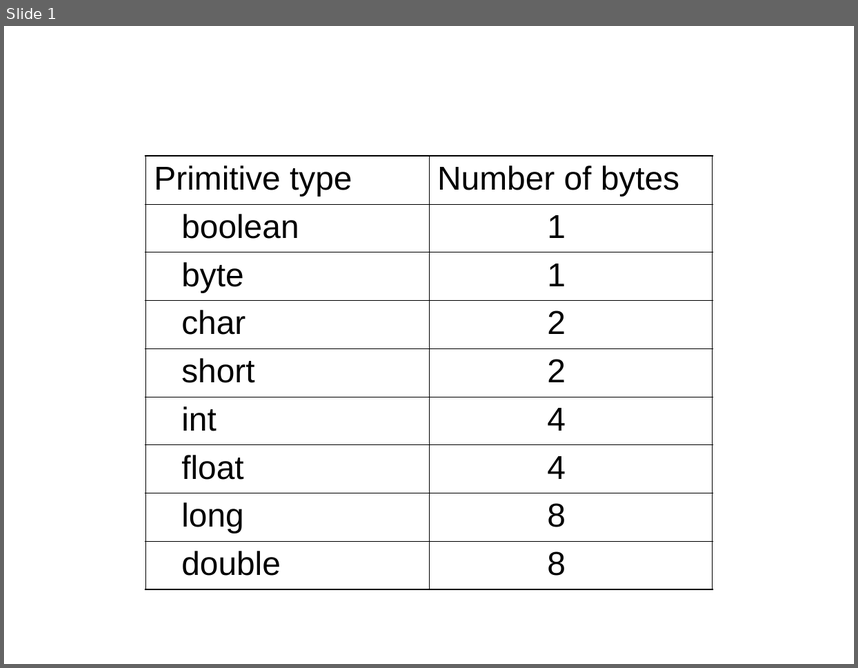
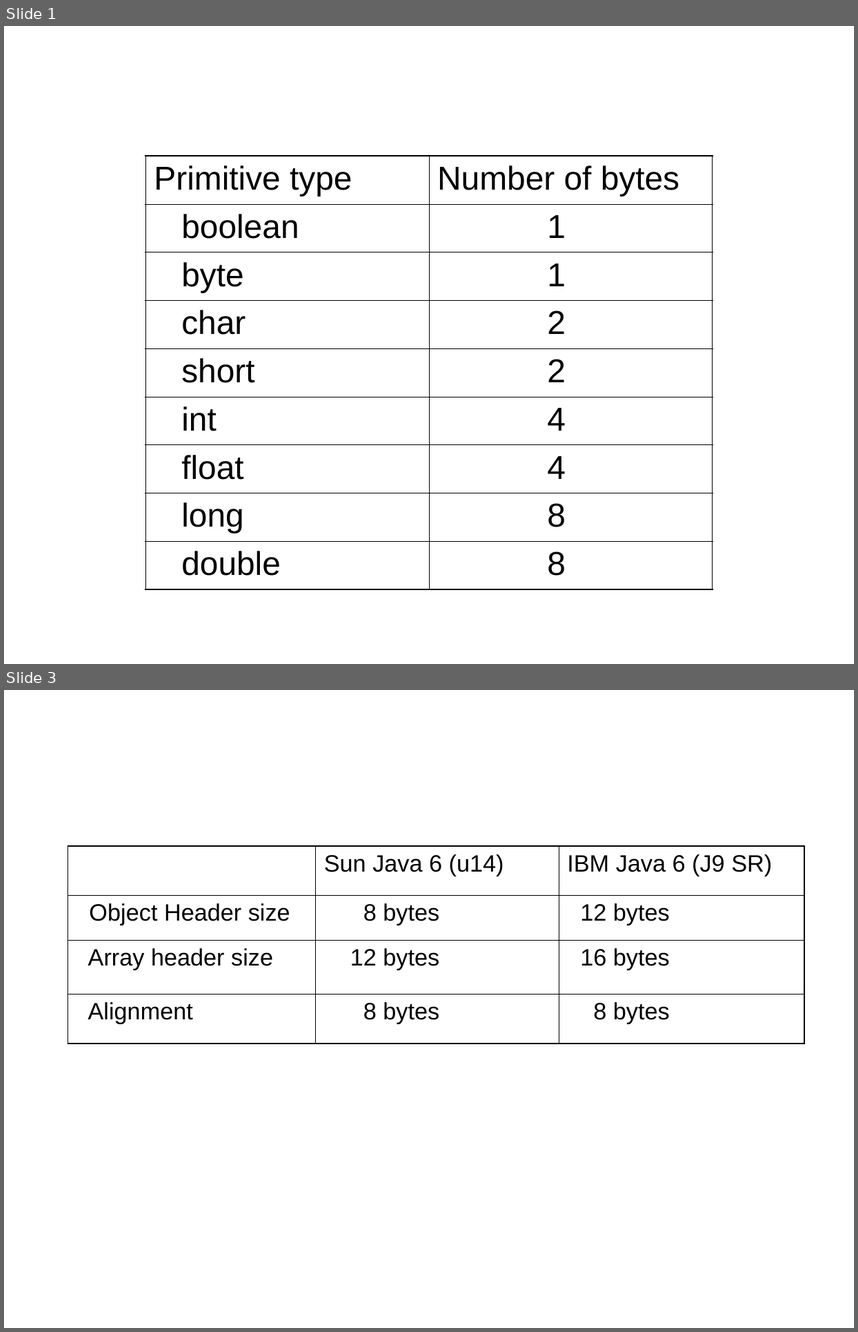
Before and after one commit to TheRuncibleTuner/bloatbook, a slide deck: Figures/chapter4/primitive-byte-sizes.ppt. Shown one above the other, each under a label of ours: slide 1 before the commit, slides 1 and 3 after it; the slides between them are not shown. The pictures are 858x668 and 858x1332 pixels, drawn with LibreOffice and Linux fonts; fonts in the diff are those of the drawing. Boxes give left, top, right and bottom in pixels: in the first picture for what was removed or moved away, otherwise in the second. Text is boxed around its words. In the diff, an @@ line names an element or a change of style, - is before the commit and + after.

```diff
--- a/Figures/chapter4/primitive-byte-sizes.ppt
+++ b/Figures/chapter4/primitive-byte-sizes.ppt
@@ slide 3 added at (4, 690, 854, 1328), background #FFFFFF @@
@@ table added at (67, 845, 805, 1043), 4 rows, 3 columns @@
+ | Sun Java 6 (u14) | IBM Java 6 (J9 SR)
+Object Header size | 8 bytes | 12 bytes
+Array header size | 12 bytes | 16 bytes
+Alignment | 8 bytes | 8 bytes
```
Also in this commit, not shown: 1 slide changed, 11 other files.
